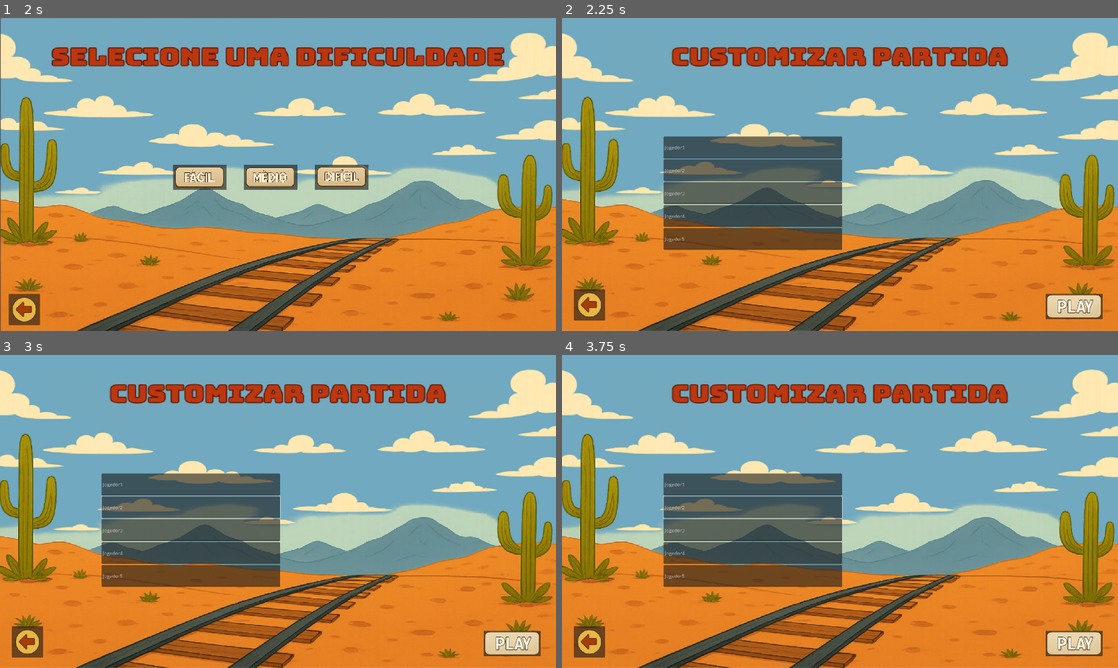
Above: before the commit, frames 1-4 (two rows, left to right).
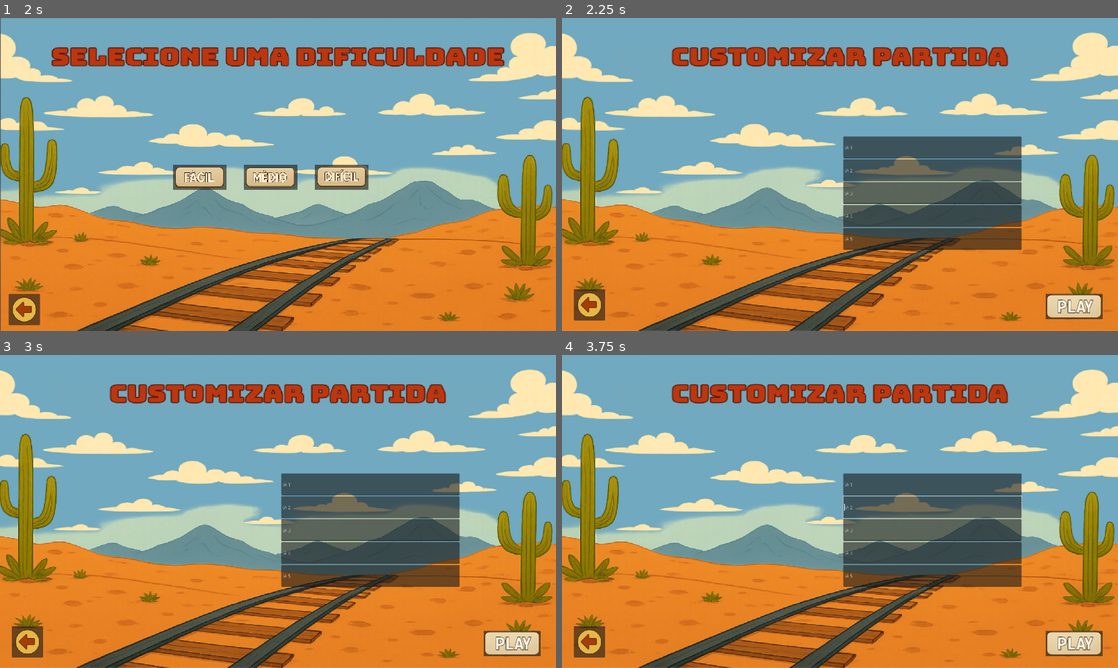
Above: after the commit, the same moments.

Repository: mauriciopollis/ticket-to-ride-es2
Game: Godot game, scene res://Scenes/menu.tscn
The game is run twice, just before and just after one commit, with the same random seed, the same clock (stepped at 60 frames per second) and the same inputs.
Inputs (mouse positions are in pixels of both pictures, inside the frame that each line leads up to):
- Up to frame 1 (2 s): click (278, 174) at 0.5 s; click (350, 174) at 1.25 s
- Up to frame 2 (2.25 s): click (762, 177) at 2 s
- Up to frame 3 (3 s): click (272, 514) at 2.75 s
- Up to frame 4 (3.75 s): click (901, 514) at 3.5 s

Frame 1 is identical in both runs. In frame 2, 23% of the frame differs, in the area x 18-83%, y 37-75%; in frame 3, 23%; in frame 4, 23%.

Commit message:
corrigindo erro: modo solo deve ter apenas IA's

Diff:
--- a/Scripts/menu_dificuldade.gd
+++ b/Scripts/menu_dificuldade.gd
@@ -20,4 +20,4 @@
 
 func setup_Jogadores() -> void:
 	setup_jogadores_scene = preload("res://Scenes/menu_setup_jogadores.tscn").instantiate()
-	setup_jogadores_scene.inicializar(5, 0)
+	setup_jogadores_scene.inicializar(0, 5)
